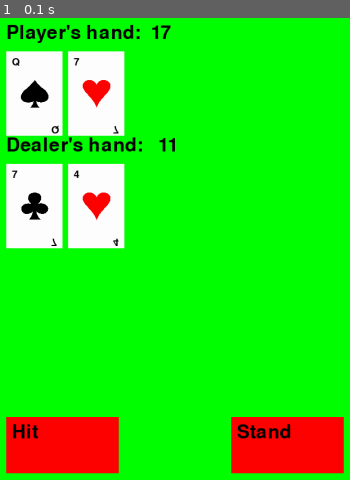
Above: before the commit, frame 1.
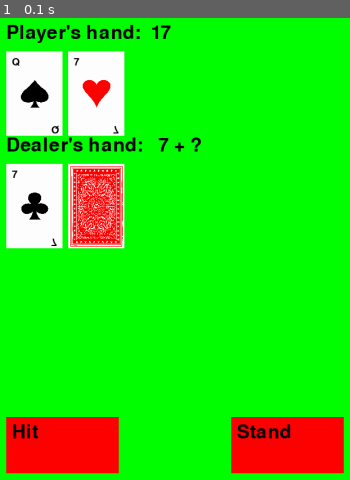
Above: after the commit, the same moment.

Repository: turnertrowbridge/PyGame_Blackjack
Game: pygame game, started from main.py
The game is run twice, just before and just after one commit, with the same random seed, the same clock (stepped at 60 frames per second) and the same inputs.
Inputs:
- Up to frame 1 (0.1 s): no input

The runs differ from the first frame. In frame 1, 2.6% of the frame differs, in the area x 20-58%, y 25-50%.

Commit message:
Updated win logic and added hidden card

Diff:
--- a/game.py
+++ b/game.py
@@ -1,5 +1,5 @@
 import pygame
-from ui import draw_text, draw_button, draw_card
+from ui import draw_text, draw_button, draw_card, draw_hidden_card
 from deck import Deck
 
 
@@ -49,12 +49,26 @@
         self.screen.fill((0, 255, 0))
         draw_text(self.screen, self.font, f"Player's hand:  {
                   self.calculate_total(self.player_hand)}", 100, 100)
+
+        # Draw player's hand
         for i, card in enumerate(self.player_hand):
             draw_card(self.screen, self.card_font, card, 100 + i * 110, 150)
-        draw_text(self.screen, self.font, f"Dealer's hand:   {
-                  self.calculate_total(self.dealer_hand)}", 100, 300)
-        for i, card in enumerate(self.dealer_hand):
-            draw_card(self.screen, self.card_font, card, 100 + i * 110, 350)
+
+        # Draw dealer's hand
+        if self.game_over:
+            for i, card in enumerate(self.dealer_hand):
+                draw_card(self.screen, self.card_font,
+                          card, 100 + i * 110, 350)
+                draw_text(self.screen, self.font, f"Dealer's hand:   {
+                    self.calculate_total(self.dealer_hand)}", 100, 300)
+
+        else:
+            draw_card(self.screen, self.card_font,
+                      self.dealer_hand[0], 100, 350)
+            draw_hidden_card(self.screen, self.card_font, 210, 350)
+            draw_text(self.screen, self.font, f"Dealer's hand:   {
+                self.calculate_total(self.dealer_hand[:1])} + ?", 100, 300)
+
         draw_button(self.screen, self.font, "Hit", *self.HIT_BUTTON)
         draw_button(self.screen, self.font, "Stand", *self.STAND_BUTTON)
 
@@ -72,6 +86,13 @@
                 draw_text(self.screen, self.font, "Player wins!", 0, 0)
             elif dealer_total == 21:
                 draw_text(self.screen, self.font, "Dealer wins!", 0, 0)
+            elif player_total > dealer_total:
+                draw_text(self.screen, self.font, "Player wins!", 0, 0)
+            elif dealer_total > player_total:
+                draw_text(self.screen, self.font, "Dealer wins!", 0, 0)
+            else:
+                draw_text(self.screen, self.font, "It's a tie!", 0, 0)
+
             # Draw button to deal new hand
             draw_button(self.screen, self.font,
                         "Deal Again", *self.RESET_BUTTON)
--- a/ui.py
+++ b/ui.py
@@ -25,3 +25,9 @@
     card_sprite = pygame.image.load(f"./images/{card[1].lower()}.png")
     card_sprite = pygame.transform.scale(card_sprite, (50, 50))
     screen.blit(card_sprite, (x + 25, y + 50))
+
+
+def draw_hidden_card(screen, font, x, y):
+    card_back = pygame.image.load("./images/card_back.png")
+    card_back = pygame.transform.scale(card_back, (100, 150))
+    screen.blit(card_back, (x, y))
Binary file added: images/card_back.png
Not shown, added: images/card_back.png.cp
